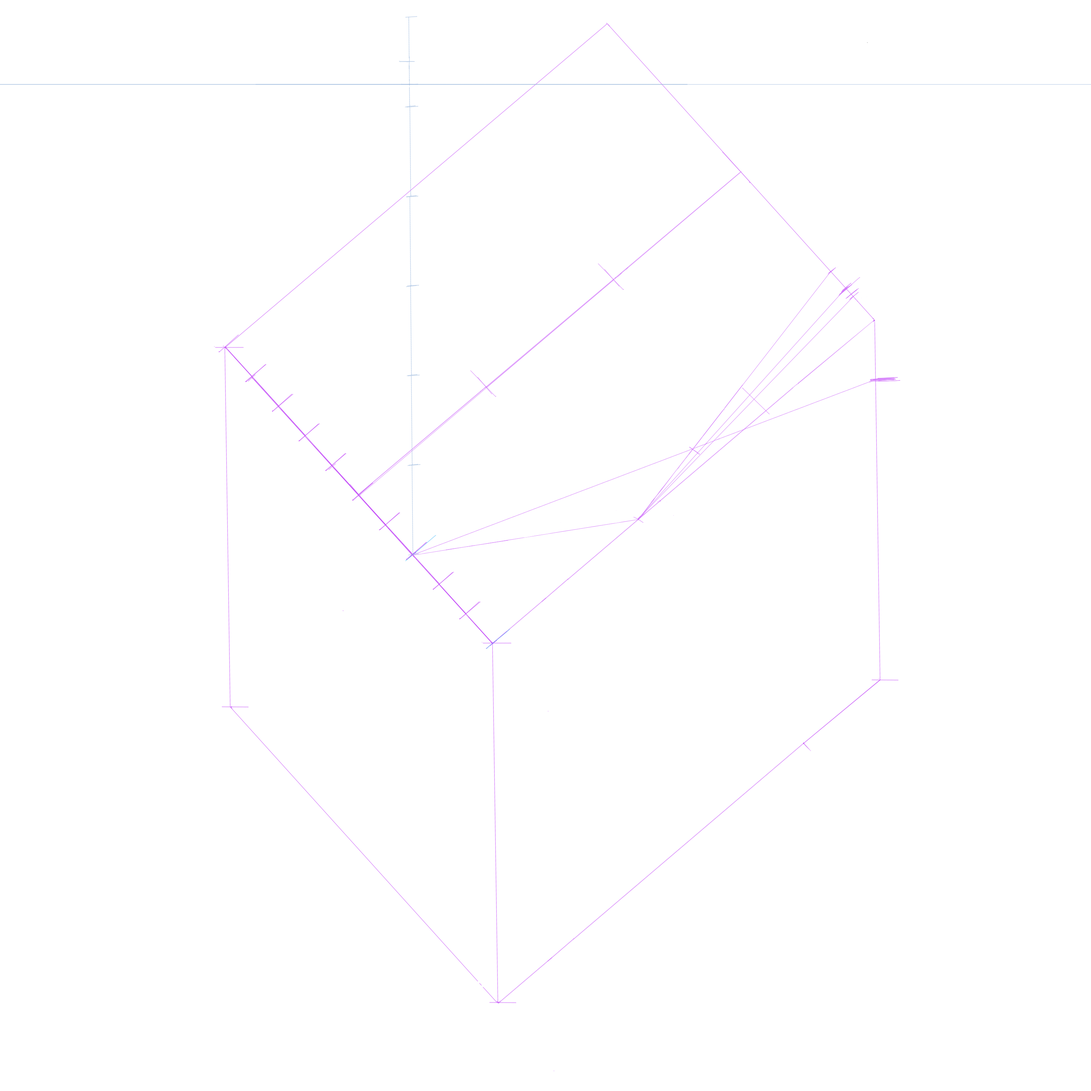
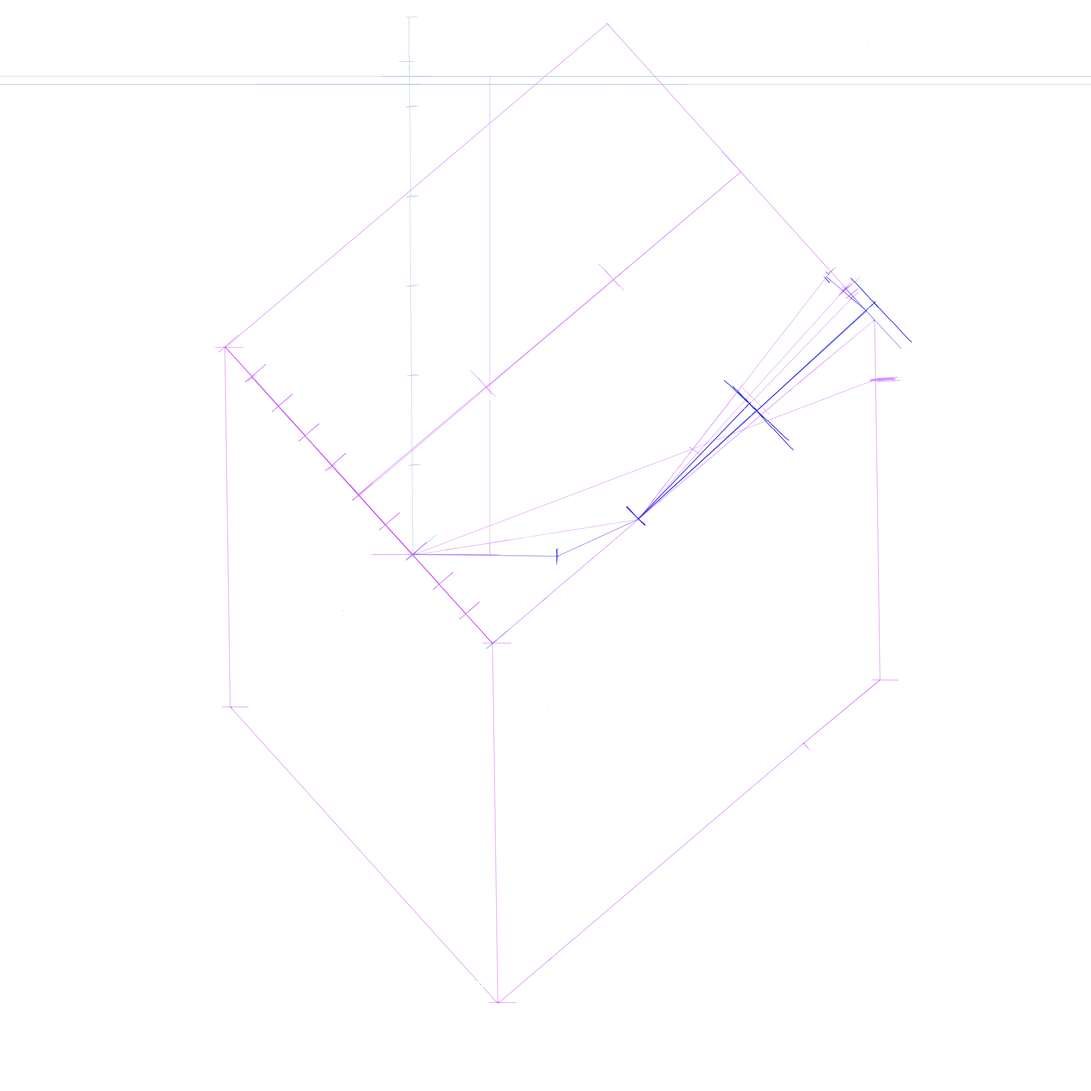
Revision of a layered 1091px x 1091px image; what changed, layer by layer:
added layer "Layer 29" above "Layer 28" over <box>556,519,639,566</box>
added layer "Layer 28" above "Layer 27" over <box>412,554,560,558</box>
added layer "Layer 27" above "Thước 7 - 3" over <box>825,269,870,314</box>
added layer "Thước 7 - 3" above "Layer 16" over <box>626,276,913,527</box>
added layer "Layer 16" above "Layer 22" over <box>626,380,790,526</box>
added layer "Layer 22" above "Layer 26" over <box>371,75,501,556</box>
added layer "Layer 26" above "Thước 5 - 6" over <box>638,310,868,520</box>
renamed "Layer 21" to "Thước 5 - 6", painted on it over <box>0,75,1091,557</box>
